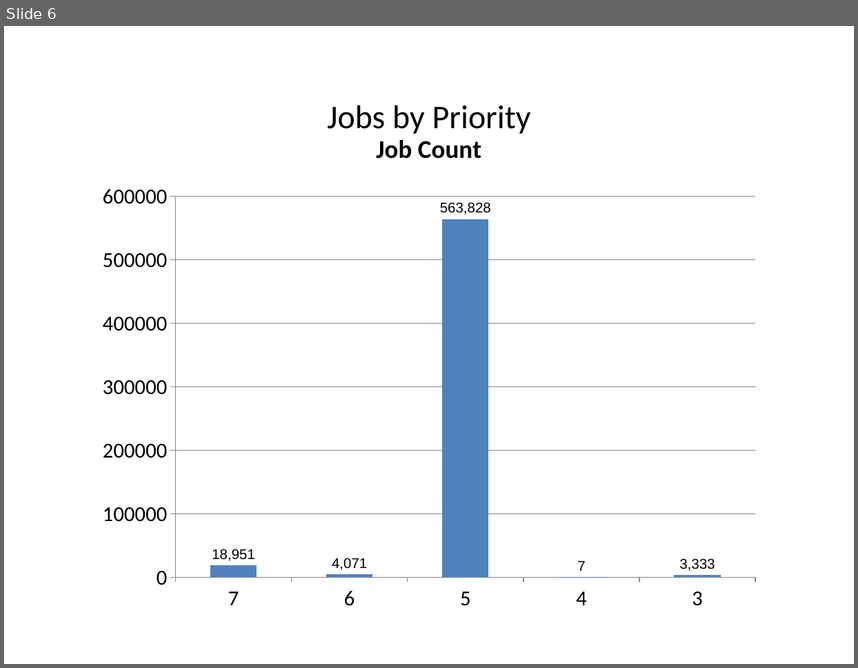
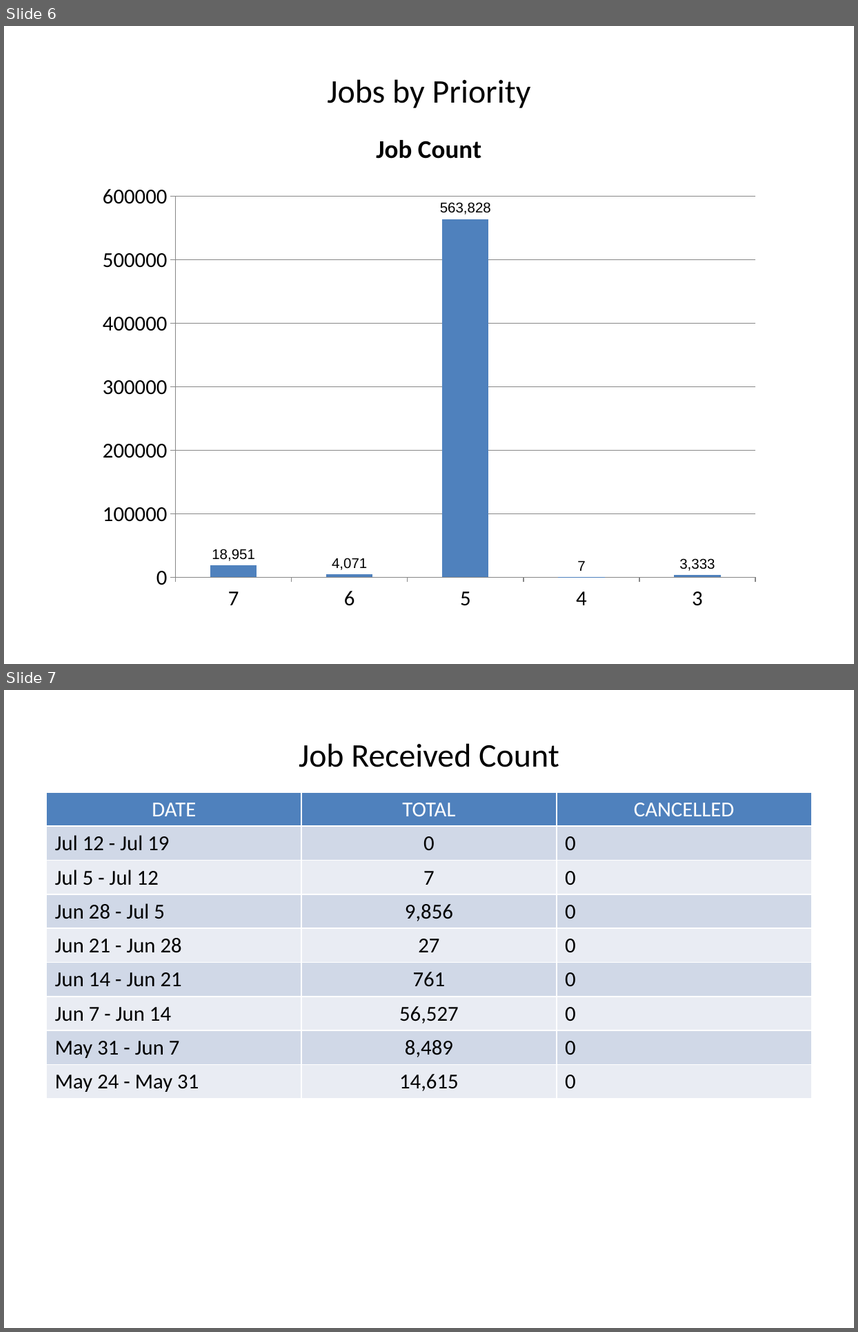
Before and after one commit to JezreelHazelEndaya/JRClient-, a slide deck: status_report.pptx. Shown one above the other, each under a label of ours: slide 6 before the commit, slides 6 and 7 after it. The pictures are 858x668 and 858x1332 pixels, drawn with LibreOffice and Linux fonts; fonts in the diff are those of the drawing. Boxes give left, top, right and bottom in pixels: in the first picture for what was removed or moved away, otherwise in the second. Text is boxed around its words. In the diff, an @@ line names an element or a change of style, - is before the commit and + after.

```diff
--- a/status_report.pptx
+++ b/status_report.pptx
@@ slide 7 added at <box>4,690,854,1328</box>, background #FFFFFF @@
@@ text added at <box>299,743,559,767</box>, 28 pt, text #000000 @@
+Job Received Count
@@ table added at <box>47,792,811,1094</box>, 9 rows, 3 columns @@
+DATE | TOTAL | CANCELLED
+Jul 12 - Jul 19 | 0 | 0
+Jul 5 - Jul 12 | 7 | 0
+Jun 28 - Jul 5 | 9,856 | 0
+Jun 21 - Jun 28 | 27 | 0
+Jun 14 - Jun 21 | 761 | 0
+Jun 7 - Jun 14 | 56,527 | 0
+May 31 - Jun 7 | 8,489 | 0
+May 24 - May 31 | 14,615 | 0
@@ slide 6 changed as well @@
@@ text "Jobs by Priority": place and size @@
-text "Jobs by Priority" at <box>327,105,531,134</box>
+text "Jobs by Priority" at <box>327,79,531,108</box>
```
Also in this commit, not shown: 5 other slides changed, 1 other slide added, 2 other files.
